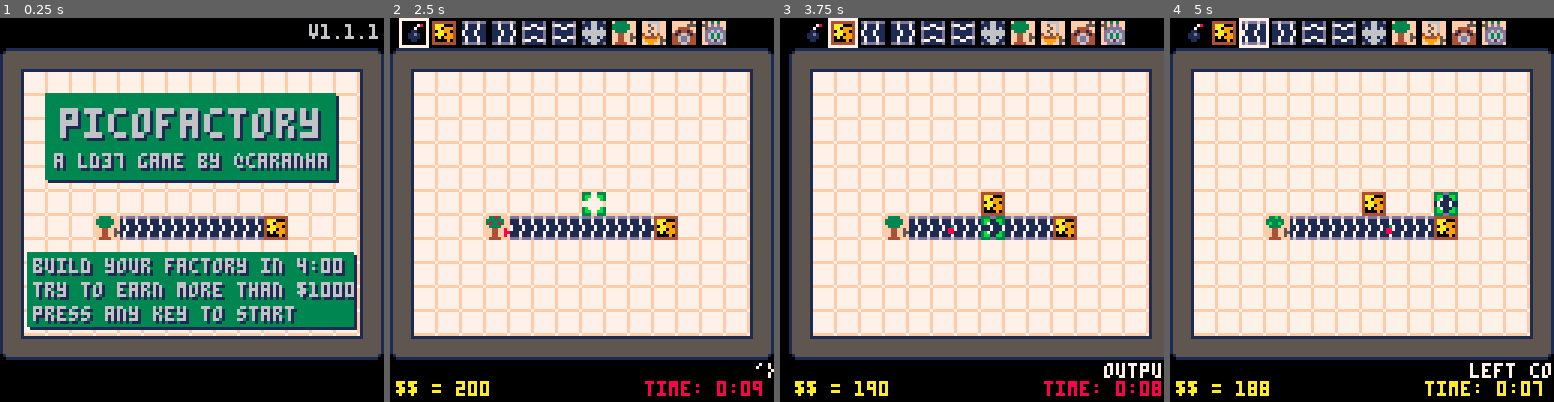
Above: before the commit, frames 1-4 (left to right).
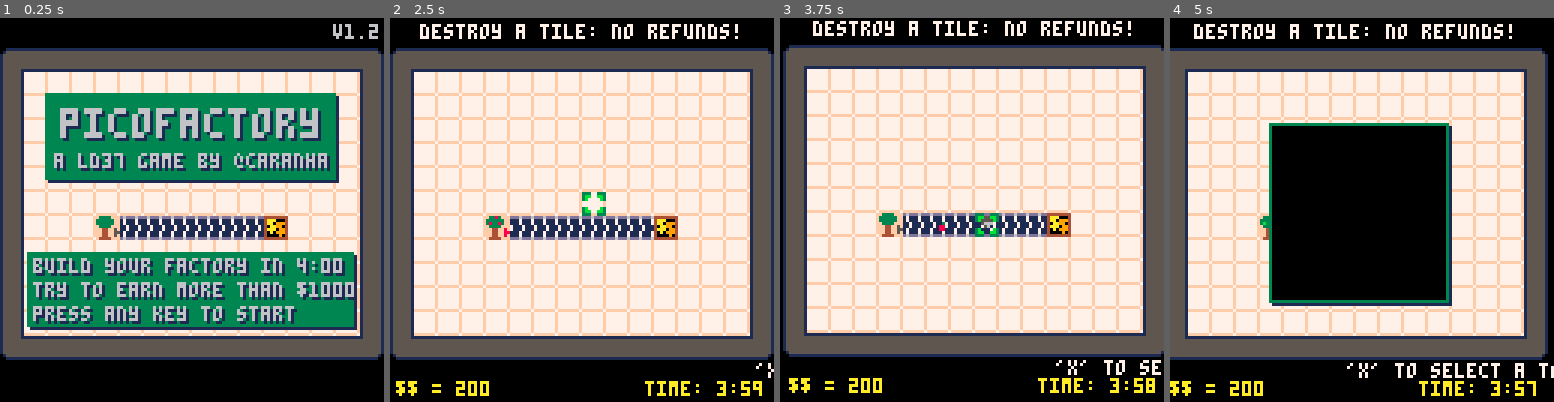
Above: after the commit, the same moments.

Repository: caranha/pico_playground
Game: PICO-8 cartridge factory.p8
Two runs of this game, one before a commit and one after it. Both use one fixed random seed, a clock stepped at 60 frames per second and the inputs below.
Inputs:
- Up to frame 1 (0.25 s): no input
- Up to frame 2 (2.5 s): tap X (X key) at 0.33, 1.07, 1.85 s; tap O (Z key) at 0.7, 1.7, 2.1 s; hold Right 1.6-2.1 s; hold Up 2.15-2.42 s; hold Right from 2.47 s (still down)
- Up to frame 3 (3.75 s): tap O (Z key) every 0.4 s from 2.5 to 3.7 s; tap X (X key) at 2.97 s; release Right at 3.03 s; hold Left 3.08-3.58 s; hold Down from 3.63 s (still down)
- Up to frame 4 (5 s): release Down at 3.97 s; hold Right 4.02-4.68 s; tap X (X key) at 4.08 s; tap O (Z key) at 4.1, 4.5, 4.9 s; hold Up from 4.73 s (still down)

The runs differ from the first frame. In frame 1, 0.2% of the frame differs, in the area x 80-99%, y 1-6%; in frame 2, 4.8%; in frame 3, 40%; in frame 4, 43%, in the area x 0-100%, y 0-99%.

Commit message:
Pico Factory V 1.2
Added an item menu for player input.

Diff:
--- a/factory.p8
+++ b/factory.p8
@@ -4,13 +4,23 @@
 -- pico-factory
 -- a ld37 game by caranha
 -------------------------
+-- v1.2 -- changed how input works
 -- v1.1 -- added oven and assembler
 -- v1.01 -- initial version
+-------------------------
+-- todo:
+-- 1. overwriting tiles
+-- 2. rebalancing and new tiles
+-- 3. challenge modes
+-- 4. tile variation and improvement
+-- 5. music
+-- 6. new game modes
+
 
 dx={-1,1,0,0}
 dy={0,0,-1,1}
 ptclist={}
-version = "v1.1.1"
+version = "v1.2"
 
 --------------------------
 function new_window(x0,y0,x1,y1,c1,c2,c3,mage)
@@ -59,25 +69,41 @@
 
 
 function _init()
- smenu = {{s=42,c=0,f=destroy,m="destroy a tile: no refunds!"},
-	  							{s=41,c=10,f=addoutput,m="output: items that arrive here are sold for money! (cost: 10)"},
- 		 						{s=1,c=2,f=addbelt,m="left conv. belt (cost 2)"},
-			 						{s=5,c=2,f=addbelt,m="right conv. belt (cost 2)"},
-			 						{s=17,c=2,f=addbelt,m="top conv. belt (cost 2)"},
-			 						{s=21,c=2,f=addbelt,m="bottom conv. belt (cost 2)"},
-			 						{s=57,c=20,f=addsplit,m="this splits its input in three directions, round robin (cost 20)"},
-			 						{s=9,c=10,f=addtree,m="apple tree, produces apples (cost 10)"},
-			 						{s=25,c=20,f=addprocessor,m="apple juice maker, 4 apples make 1 juice (cost 20)"},
-			 						{s=64,c=40,f=addoven,m="bakes 2 bread per second. (cost 40)"},
-			 						{s=80,c=80,f=addass,m="mixes 1 bread and 1 juice. expensive, but worth it! (cost 80)"}
-			 					}
-
 	winlist = {
 		new_window(15,25,111,53,3,3,1,1), -- menu window 2
 		new_window(9,78,117,102,3,3,1,1), -- menu window 1
-		new_window(4,20,124,107,0,3,1,30) -- end window
-		--new_window(1,2,3,4,5,6,7,8),
+		new_window(4,20,124,107,0,3,1,30), -- end window
+		new_window(35,35,94,94,0,3,1,5), -- item menu window
 	}
+
+	menu_items = {
+									{s=42,c=0,x=0,y=0,f=destroy,m="destroy a tile: no refunds!"},
+  							{s=41,c=10,x=0,y=1,f=addoutput,m="output: sells products (c:10)"},
+		 						{s=1,c=2,x=1,y=0,f=addbelt,m="conveyor belt ⬅️ (c:2)"},
+		 						{s=5,c=2,x=1,y=1,f=addbelt,m="conveyor belt ➡️ (c:2)"},
+		 						{s=17,c=2,x=1,y=2,f=addbelt,m="conveyor belt ⬆️ (c:2)"},
+		 						{s=21,c=2,x=1,y=3,f=addbelt,m="conveyor belt ⬇️ (c:2)"},
+		 						{s=57,c=20,x=1,y=4,f=addsplit,m="splits the input 3-way (c:20)"},
+		 						{s=9,c=10,x=2,y=0,f=addtree,m="tree: 1 apple/3s (c:10)"},
+		 						{s=25,c=20,x=3,y=0,f=addprocessor,m="process apples to juice (c:20)"},
+		 						{s=64,c=40,x=2,y=1,f=addoven,m="bakery: 2 bread/s (c:40)"},
+		 						{s=80,c=80,x=3,y=1,f=addass,m="bread + juice = breakfast (c:80)"},
+		 						{s=44,c=0,x=0,y=2,f=nil,m="not available"},
+		 						{s=44,c=0,x=0,y=3,f=nil,m="not available"},
+		 						{s=44,c=0,x=0,y=4,f=nil,m="not available"},
+		 						{s=44,c=0,x=2,y=2,f=nil,m="not available"},
+		 						{s=44,c=0,x=2,y=3,f=nil,m="not available"},
+		 						{s=44,c=0,x=2,y=4,f=nil,m="not available"},
+		 						{s=44,c=0,x=3,y=2,f=nil,m="not available"},
+		 						{s=44,c=0,x=3,y=3,f=nil,m="not available"},
+		 						{s=44,c=0,x=3,y=4,f=nil,m="not available"},
+		 						{s=44,c=0,x=4,y=0,f=nil,m="not available"},
+		 						{s=44,c=0,x=4,y=1,f=nil,m="not available"},
+		 						{s=44,c=0,x=4,y=2,f=nil,m="not available"},
+		 						{s=44,c=0,x=4,y=3,f=nil,m="not available"},
+		 						{s=44,c=0,x=4,y=4,f=nil,m="not available"},
+		 					}
+
 
 	cartdata("caranha_ld37")
 	screenshake = 0
@@ -111,14 +137,17 @@
 end
 
 function gamestart()
-	mhelp = "'x' to change selection, 'z' to use it"
+	mhelp = "'x' to select a tool, 'z' to use it"
 	money = 200
 	mhist = {}
 	fruit = {}
-	timeleft = 300 --7200
+	timeleft = 7200
 
 	curx,cury = 8,7
-	select = 0
+	menux,menuy = 0,0
+	place_mode = true
+	select = 1
+	menuselect = 1
 end
 
 function scorestart()
@@ -183,34 +212,77 @@
 	tiles[16][13].s = 36
 end
 
+
+------------------------------
+-- input functions
 function updatecursor()
 	for i=1,4 do
 		if btnp(i-1) then
-			curx = mid(2,curx+dx[i],15)
-			cury = mid(2,cury+dy[i],12)
-		end
-	end
+			if (place_mode) then
+				curx = mid(2,curx+dx[i],15)
+				cury = mid(2,cury+dy[i],12)
+			else
+				menux = mid(0,menux+dx[i],4)
+				menuy = mid(0,menuy+dy[i],4)
+				for s,i in pairs(menu_items) do
+					if i.x == menux and i.y == menuy then
+						menuselect = s
+						break
+					end
+				end
+			end
+		end
+	end
+
 	if btnp(5) then
-		select = (select+1)%#smenu
-		mhelp = smenu[select+1].m
-		scount = 0
+		place_mode = not place_mode
+		w_toggle(winlist[4])
 		sfx(1)
 	end
 
-	local sm = smenu[select+1]
-	if btnp(4) and sm.f then
-	 if (select == 0 or
-	     not(tiles[curx][cury].t))
-	 			and sm.c <= money then
-			sm.f(curx,cury,select-1)
-			money -= sm.c
+	if btnp(4) then
+		if (place_mode) then
+			sm = menu_items[select]
+			print(sm.m)
+			if (select == 1 or
+			    not(tiles[curx][cury].t))
+			    and sm.c <= money then
+			 sm.f(curx,cury,select-2)
+			 money -= sm.c
+			else
+	  	screenshake = 7
+				sfx(2)
+			end
 		else
-			screenshake = 7
-			sfx(2)
-		end
-	end
-end
-
+			if not menu_items[menuselect].f then
+				screenshake = 7
+				sfx(2)
+ 		else
+				select = menuselect
+				place_mode = not place_mode
+				w_toggle(winlist[4])
+				sfx(1)
+			end
+		end
+	end
+end
+
+
+-----------------------------
+-- tile functions
+function destroy(x,y)
+	tiles[x][y] = {
+	t=nil,
+	age=0,
+	s=32
+	}
+	screenshake = 5
+	sfx(0)
+	for i=1,10 do
+		add(ptclist,
+			newptc(x*8-4,y*8+5,5+rnd(2),rnd(2)+0.2,cos(0.13+i/4)/2*rnd(2),sin(0.13+i/4)/2*rnd(2),0,0,10))
+	end
+end
 
 beltd = {1,5,17,21}
 function addbelt(x,y,d)
@@ -235,20 +307,6 @@
 								end
 	}
 	sfx(3)
-end
-
-function destroy(x,y)
-	tiles[x][y] = {
-	t=nil,
-	age=0,
-	s=32
-	}
-	screenshake = 5
-	sfx(0)
-	for i=1,10 do
-		add(ptclist,
-			newptc(x*8-4,y*8+5,5+rnd(2),rnd(2)+0.2,cos(0.13+i/4)/2*rnd(2),sin(0.13+i/4)/2*rnd(2),0,0,10))
-	end
 end
 
 function addtree(x,y)
@@ -334,6 +392,9 @@
 	}
 	add(fruit,f)
 end
+
+--------------------------------
+-- update functions
 
 function u_fruit(f)
 	if f.age == 0 then
@@ -424,14 +485,20 @@
 end
 
 function update_game()
+
+	if (scount == 0 and rnd() < 0.3) mhelp = messages[flr(rnd(#messages))+1]
+
 	if (timeleft%60==0 and timeleft>=0) add(mhist,money)
 	timeleft -= 1
 	if (timeleft < 0) then
+		winlist[4].open = false
 		scorestart()
 		_update = update_end
 		_draw = draw_end
 		return
 	end
+
+
 	for i=1,16 do
 		for j=1,13 do
 			u_tile(i,j)
@@ -446,6 +513,7 @@
 	end
 	updatecursor()
 	updateptc()
+	foreach(winlist,w_updt)
 end
 
 function update_menu()
@@ -499,10 +567,18 @@
 	end
 end
 
+---------------------------
+-- draw functions
+
 
 scount = 0
 function draw_bottom()
 	scount = (scount + 1) % (128 + #mhelp*4)
+	local ttext = menu_items[menuselect].m
+	if (place_mode) ttext = menu_items[select].m
+
+
+	print(ttext,64-#ttext*2,2,7)
 	print(mhelp,128 - scount,115,7)
 	print("$$ = "..money,2,121,10)
 
@@ -519,11 +595,6 @@
 end
 
 function drawscore()
-	--local low = max(64-scorecounter*1.5,20)
-	--local hi = min(64+scorecounter*1.5,107)
-	--rectfill(5,low+1,125,hi+1,1)
-	--rectfill(4,low,124,hi,0)
-	--rect(4,low,124,hi,3)
 	foreach(winlist,w_draw)
 
 	local mscore = max(money,highscore)*1.1
@@ -562,14 +633,22 @@
 end
 
 function draw_game()
-	draw_board()
-
-	for i=1,#smenu do
-		spr(smenu[i].s,i*10-6,1)
-	end
-	rect(10*select+3,0,10*select+12,9,7)
+	draw_board() -- game board
+	draw_bottom() -- timer
+
 	spr(48,curx*8-8,cury*8+2)
-	draw_bottom()
+
+	-- draw input
+	foreach(winlist,w_draw)
+
+	if (not place_mode) then
+		if (winlist[4].open and	winlist[4].age==0) then
+		 rect(menux*11+38,menuy*11+38,menux*11+47,menuy*11+47,7)
+		 for i in all(menu_items) do
+		 	spr(i.s,i.x*11+39,i.y*11+39)
+		 end
+		end
+	end
 end
 
 function draw_menu()
@@ -577,19 +656,13 @@
 
 	print(version,127-#version*4,2)
 	foreach(winlist,w_draw)
-	--rectfill(16,26,112,54,1)
-	--rectfill(15,25,111,53,3)
+
 	spr(100,20,27,12,2)
 	print("a ld37 game by @caranha",19,46,1)
 	print("a ld37 game by @caranha",18,45,6)
-
-	--rectfill(10,79,118,103,1)
-	--rectfill(9,78,117,102,3)
-
 	print("build your factory in 4:00",12,81,1)
 	print("try to earn more than $"..(highscore),12,89,1)
 	print("press any key to start",12,97,1)
-
 	print("build your factory in 4:00",11,80,6)
 	print("try to earn more than $"..(highscore),11,88,6)
 	print("press any key to start",11,96,6)
@@ -597,13 +670,26 @@
 	if (mcounter < -42)	print("ready!",52,120)
 	if (mcounter > -32 and mcounter < -18) print("set!",56,120)
 	if (mcounter > -10 and mcounter < 0) print("go!",58,120)
-
 end
 
 function draw_end()
 	draw_board()
 	drawscore()
 end
+
+messages = {
+	"this game was made in 48 hours for ludum dare 37!",
+	"inspired by 'idle factory'",
+	"i ♥ pico-8",
+	"can you beat $10.000?",
+	"nerf bread!",
+	"go play pico fox!",
+	"got a highscore? send me a screenshot on twitter!",
+	"publish or perish",
+	"feel free to send me ideas to improve the game",
+ "making music is hard...",
+ "for a list of cool pico games: http://clowerweb.com/games/pico/"
+}
 
 
 __gfx__
@@ -623,14 +709,14 @@
 00000000d117711d67711776d111111dd111111d67711776d111111dd111111dd117711d9444495f9444495f9444495f9444495f9444498f9444498f00000000
 0000000067711776d111111dd111111dd117711dd117711d67711776d111111dd111111df9999f55f9999f55f9999f55f9999f55f9999f88f9999f8800000000
 00000000d111111dd111111dd117711d67711776d111111dd117711d67711776d111111dff99ff5fff99ff5fff99ff5fff99ff5fff99ff8fff99ff8f00000000
-7777777f001111111111110015555551155555511111111115555551000000000000000044444444000000000000000000000000000000000000000000000000
-7777777f01555555555555101555555555555551555555551555555100000000000000004aaa0004000007800011000000000000000000000000000000000000
-7777777f15555555555555511555555555555551555555551555555100000000000000004aa099940000700001cc100000000000000000000000000000000000
-7777777f155555555555555115555555555555515555555515555551000000000000000040aa99040001100001cc100000000000000000000000000000000000
-7777777f15555555555555511555555555555551555555551555555100000000000000004aaa09940011d1000011500000000000000000000000000000000000
-7777777f155555555555555115555555555555515555555515555551000000000000000040a09994001111000000050000000000000000000000000000000000
-7777777f155555555555555101555555555555105555555515555551000000000000000040000904000110000000005000000000000000000000000000000000
-fffffff7155555511555555100111111111111001111111115555551000000000000000044444444000000000000000000000000000000000000000000000000
+7777777f00111111111111001555555115555551111111111555555100000000000000004444444400000000000000000dddddd0000000000000000000000000
+7777777f01555555555555101555555555555551555555551555555100000000000000004aaa00040000078000110000da00aa0d000000000000000000000000
+7777777f15555555555555511555555555555551555555551555555100000000000000004aa099940000700001cc1000d00aa00d000000000000000000000000
+7777777f155555555555555115555555555555515555555515555551000000000000000040aa99040001100001cc1000d0aa00ad000000000000000000000000
+7777777f15555555555555511555555555555551555555551555555100000000000000004aaa09940011d10000115000daa00aad000000000000000000000000
+7777777f155555555555555115555555555555515555555515555551000000000000000040a099940011110000000500da00aa0d000000000000000000000000
+7777777f1555555555555551015555555555551055555555155555510000000000000000400009040001100000000050d00aa00d000000000000000000000000
+fffffff715555551155555510011111111111100111111111555555100000000000000004444444400000000000000000dddddd0000000000000000000000000
 333003330000000000000000000000000000007000000000000000000000000000000000d116611dd118811dd118811dd118811d000000000000000000000000
 3bb00bb3000000000000070000000000000607600000000000000000000000000000000011166111111881111118811111188111000000000000000000000000
 3b0000b3000030000060760000990000033688600000000000000000000000000000000016166161181881611618818116188161000000000000000000000000
Not shown, changed: the thumbnail (__label__) section of factory.p8
Not shown, changed: factory.p8.png
